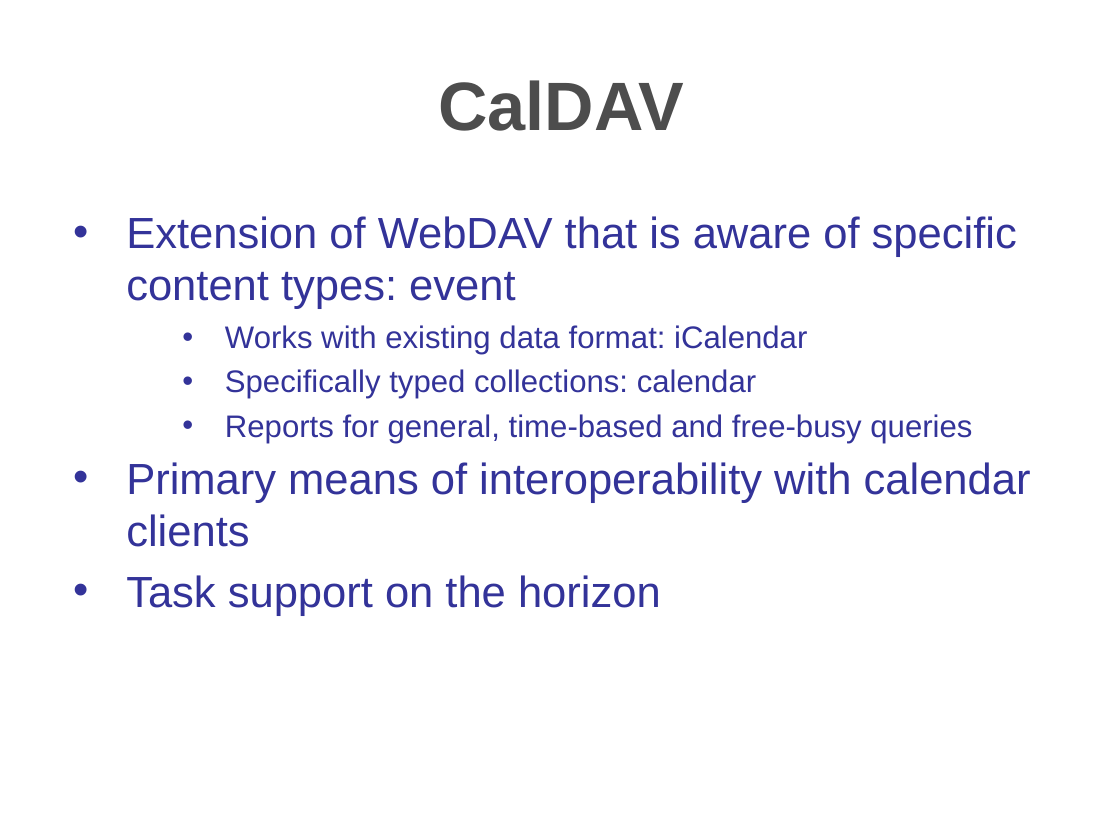
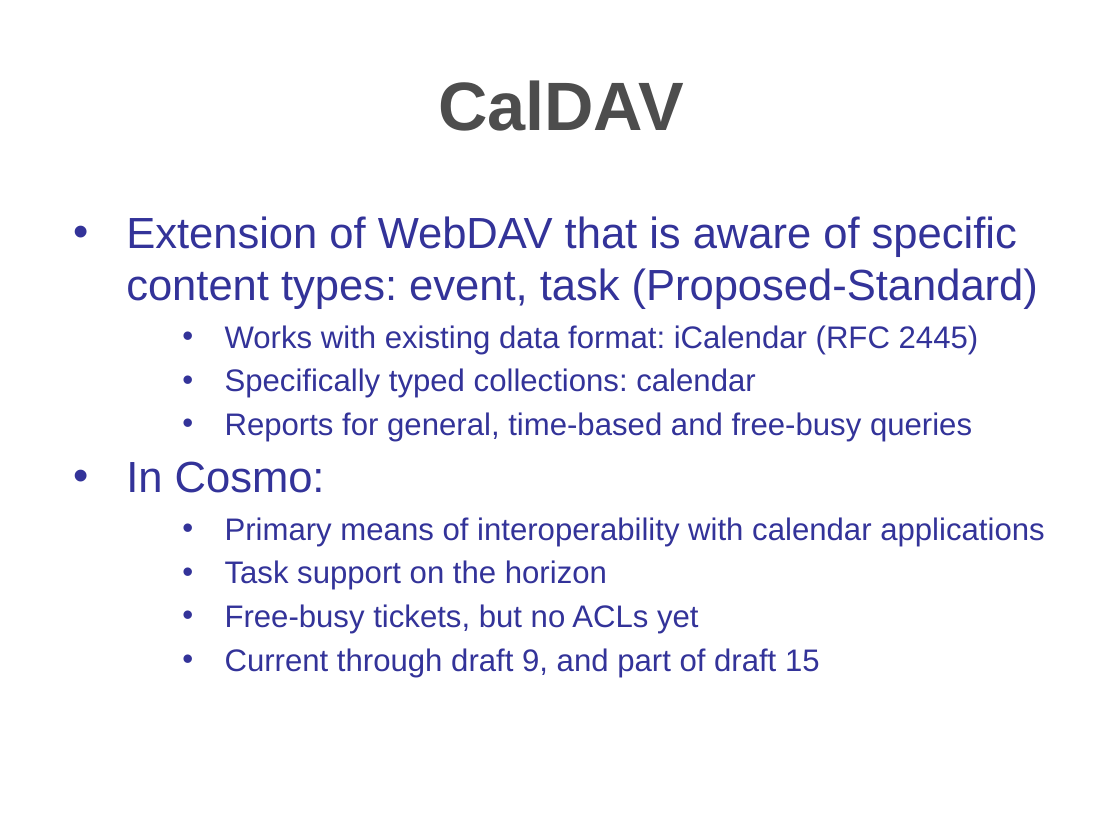
Before and after one commit to travis/cosmo, a slide deck: slide 13 of src/docs/presentations/apachecon2006.ppt (slide 21 before the commit). Drawn at 1120x840 pixels with LibreOffice and Linux fonts; fonts in the diff are those of the drawing; background and template pictures are left out. Boxes give left, top, right and bottom in pixels: in the first picture for what was removed or moved away, otherwise in the second. Text is boxed around its words. In the diff, an @@ line names an element or a change of style, - is before the commit and + after.

```diff
--- a/src/docs/presentations/apachecon2006.ppt
+++ b/src/docs/presentations/apachecon2006.ppt
@@ text at box(126, 216, 1038, 354): text changed @@
-• Extension of WebDAV that is aware of specific content types: event
-    • Works with existing data format: iCalendar
+• Extension of WebDAV that is aware of specific content types: event, task (Proposed-Standard)
+    • Works with existing data format: iCalendar (RFC 2445)
@@ text at box(225, 368, 972, 590): size 28 to 20 pt in "Task support on the horizon"; line spacing 23.4pt to 23.1pt; list level 1 to 3 in "Task support on the horizon"; line spacing 33.4pt to 23.1pt @@
@@ text at box(126, 461, 1044, 546): text changed; size 28 to 20 pt @@
-• Primary means of interoperability with calendar clients
+• In Cosmo:
+    • Primary means of interoperability with calendar applications
@@ text at box(225, 604, 820, 677): paragraphs added @@
+    • Free-busy tickets, but no ACLs yet
+    • Current through draft 9, and part of draft 15
```
Also in this commit, not shown: 23 other slides changed, 5 slides added, 5 slides removed.
